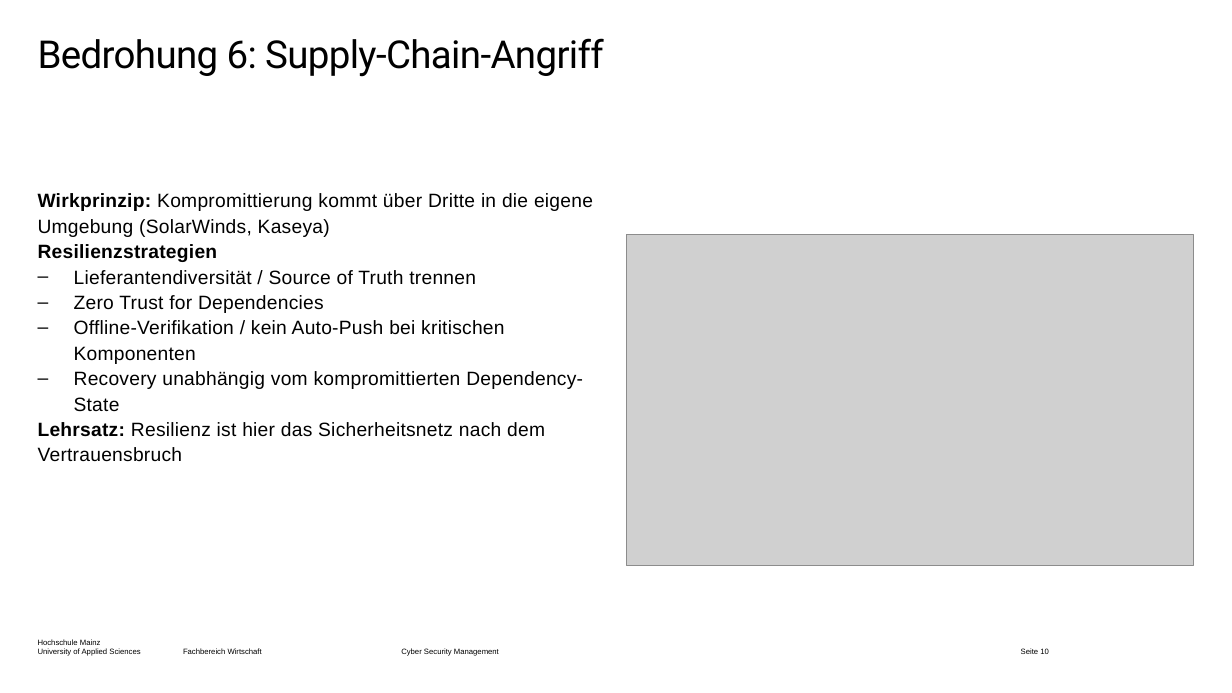
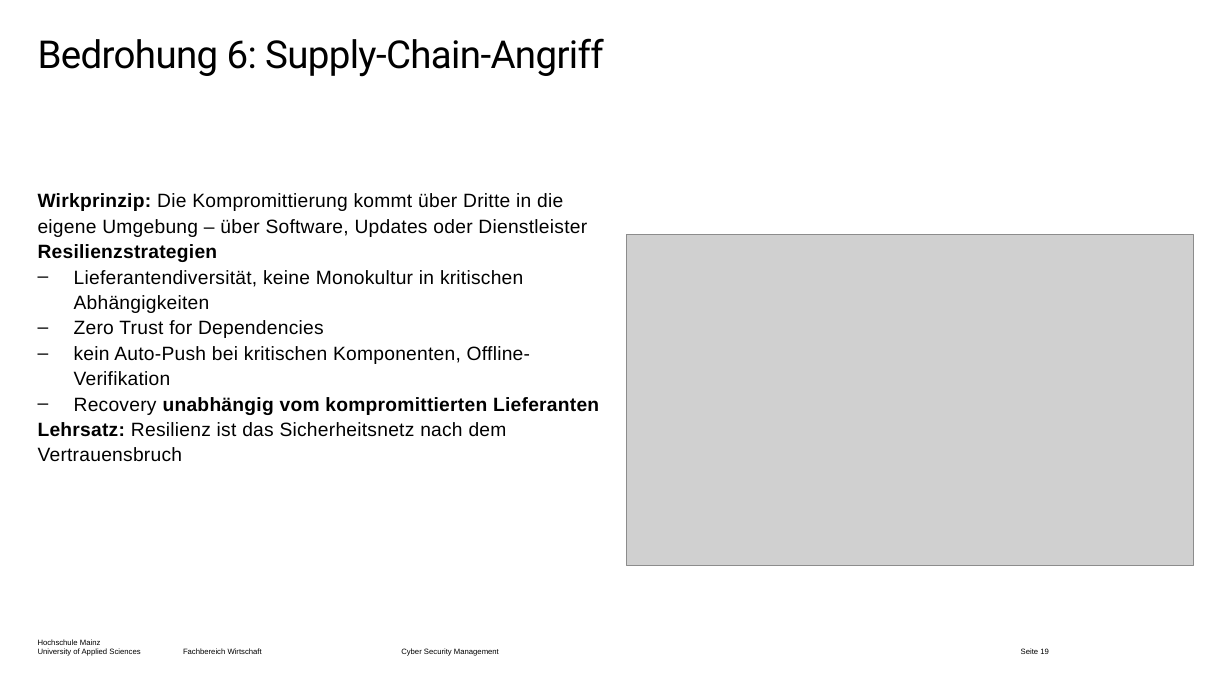
Before and after one commit to dlo-delphi/csm-cyber_resilienz-quarto, a slide deck: slide 19 of Präsentationen/Termin-04/_powerpoint/main.pptx (slide 10 before the commit). Drawn at 1232x693 pixels with LibreOffice and Linux fonts; fonts in the diff are those of the drawing; grey boxes stand for pictures; background and template pictures are left out. Boxes give left, top, right and bottom in pixels: in the first picture for what was removed or moved away, otherwise in the second. Text is boxed around its words. In the diff, an @@ line names an element or a change of style, - is before the commit and + after.

```diff
--- a/Präsentationen/Termin-04/_powerpoint/main.pptx
+++ b/Präsentationen/Termin-04/_powerpoint/main.pptx
@@ text at box(38, 193, 587, 237): text changed @@
-Wirkprinzip: Kompromittierung kommt über Dritte in die eigene Umgebung (SolarWinds, Kaseya)
+Wirkprinzip: Die Kompromittierung kommt über Dritte in die eigene Umgebung – über Software, Updates oder Dienstleister
@@ text at box(74, 270, 523, 313): text changed @@
-– Lieferantendiversität / Source of Truth trennen
+– Lieferantendiversität, keine Monokultur in kritischen Abhängigkeiten
@@ text at box(38, 346, 599, 462): text changed @@
-– Offline-Verifikation / kein Auto-Push bei kritischen Komponenten
-– Recovery unabhängig vom kompromittierten Dependency-State
-Lehrsatz: Resilienz ist hier das Sicherheitsnetz nach dem Vertrauensbruch
+– kein Auto-Push bei kritischen Komponenten, Offline-Verifikation
+– Recovery unabhängig vom kompromittierten Lieferanten
+Lehrsatz: Resilienz ist das Sicherheitsnetz nach dem Vertrauensbruch
```
Also in this commit, not shown: 11 other slides changed, 14 slides added, 2 slides removed, 59 other files.
